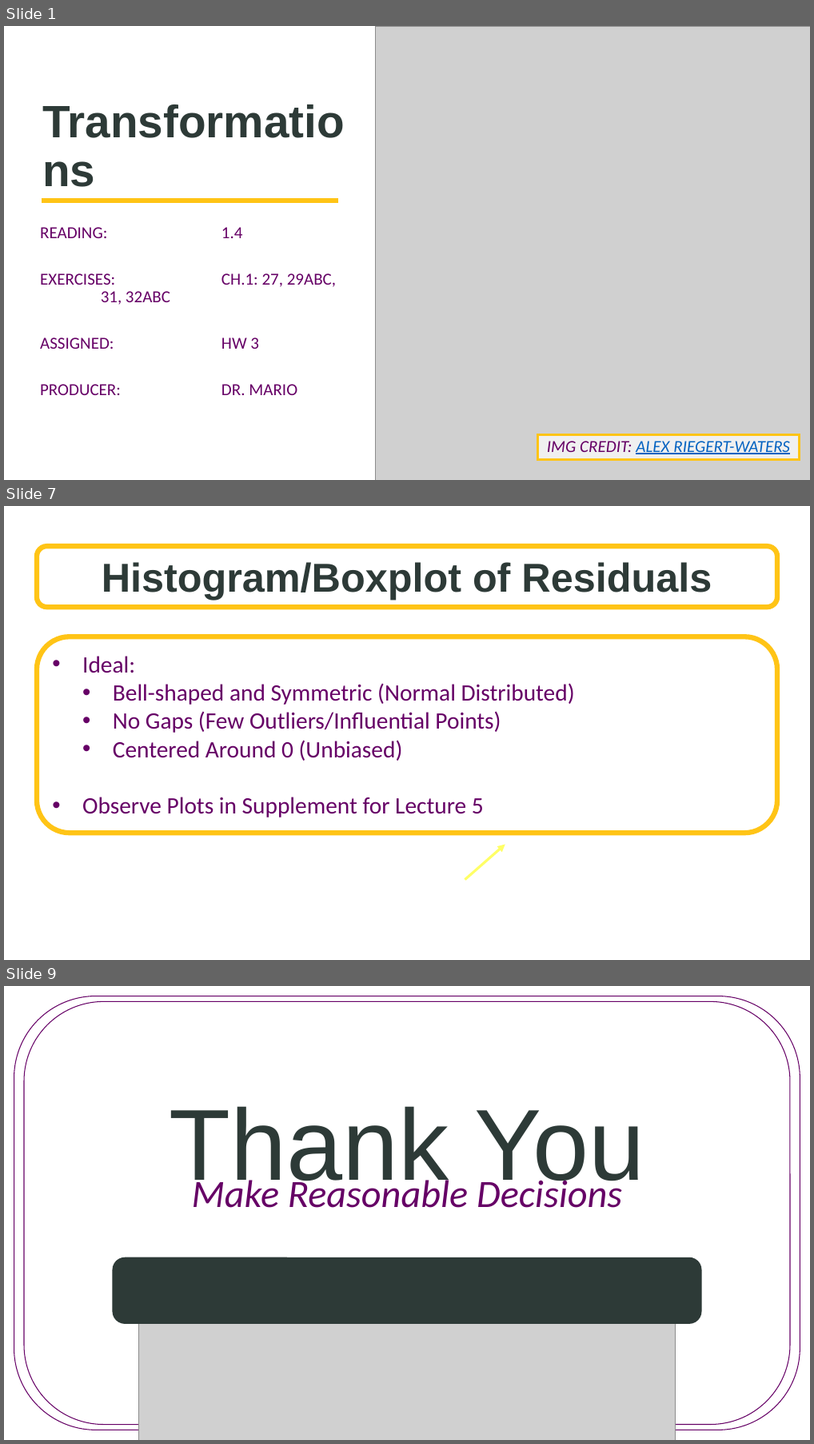
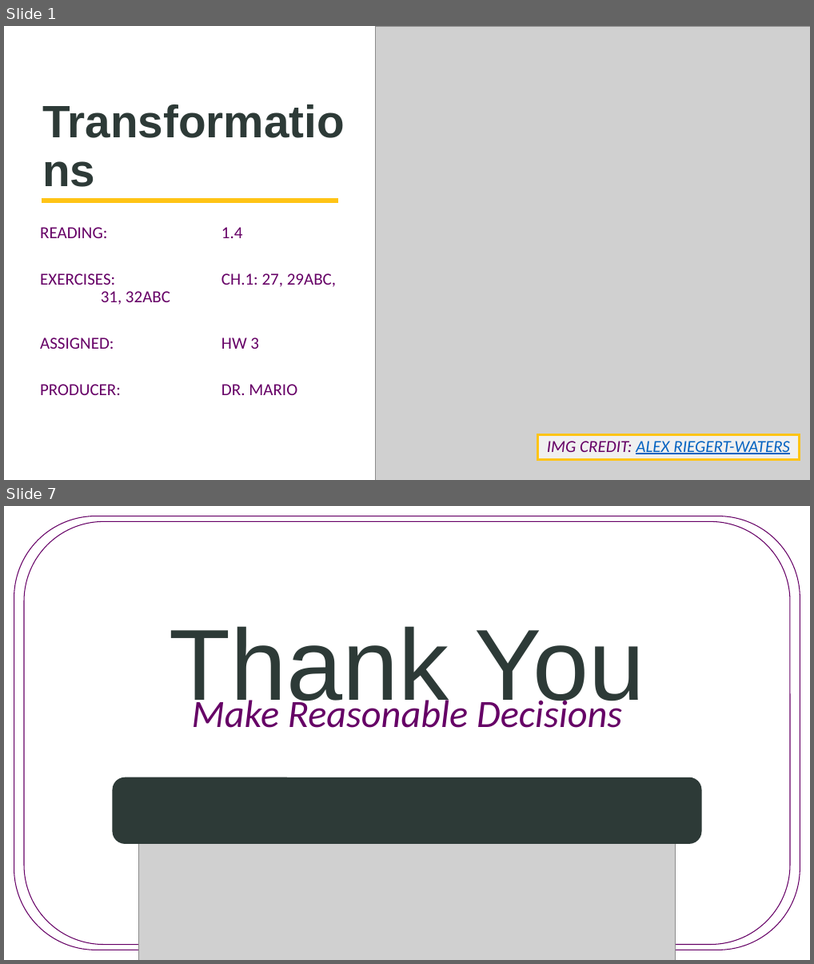
Before and after one commit to SuperMarioGiacomazzo/STOR455_WEBSITE, a slide deck: Lectures/6 - Transformations.pptx. Shown one above the other, each under a label of ours: slides 1, 7 and 9 before the commit, slides 1 and 7 after it; the slides between them are not shown. The pictures are 814x1444 and 814x964 pixels, drawn with LibreOffice and Linux fonts; fonts in the diff are those of the drawing; grey boxes stand for pictures; background and template pictures are left out. Boxes give left, top, right and bottom in pixels: in the first picture for what was removed or moved away, otherwise in the second. Text is boxed around its words. In the diff, an @@ line names an element or a change of style, - is before the commit and + after.

```diff
--- a/Lectures/6 - Transformations.pptx
+++ b/Lectures/6 - Transformations.pptx
@@ slide 7 removed at (4,506,810,960), background picture (left out) @@
@@ rounded rectangle removed at (37,546,778,607) @@
-Histogram/Boxplot of Residuals
@@ rounded rectangle removed at (37,636,778,832) @@
-• Ideal:
-  • Bell-shaped and Symmetric (Normal Distributed)
-  • No Gaps (Few Outliers/Influential Points)
-  • Centered Around 0 (Unbiased)
-• Observe Plots in Supplement for Lecture 5
@@ arrow removed from (465, 880) to (506, 844) @@
@@ what was slide 9 is now slide 7 @@
```
Also in this commit, not shown: 1 slide changed, 4 slides added, 5 other slides removed, 3 other files.
